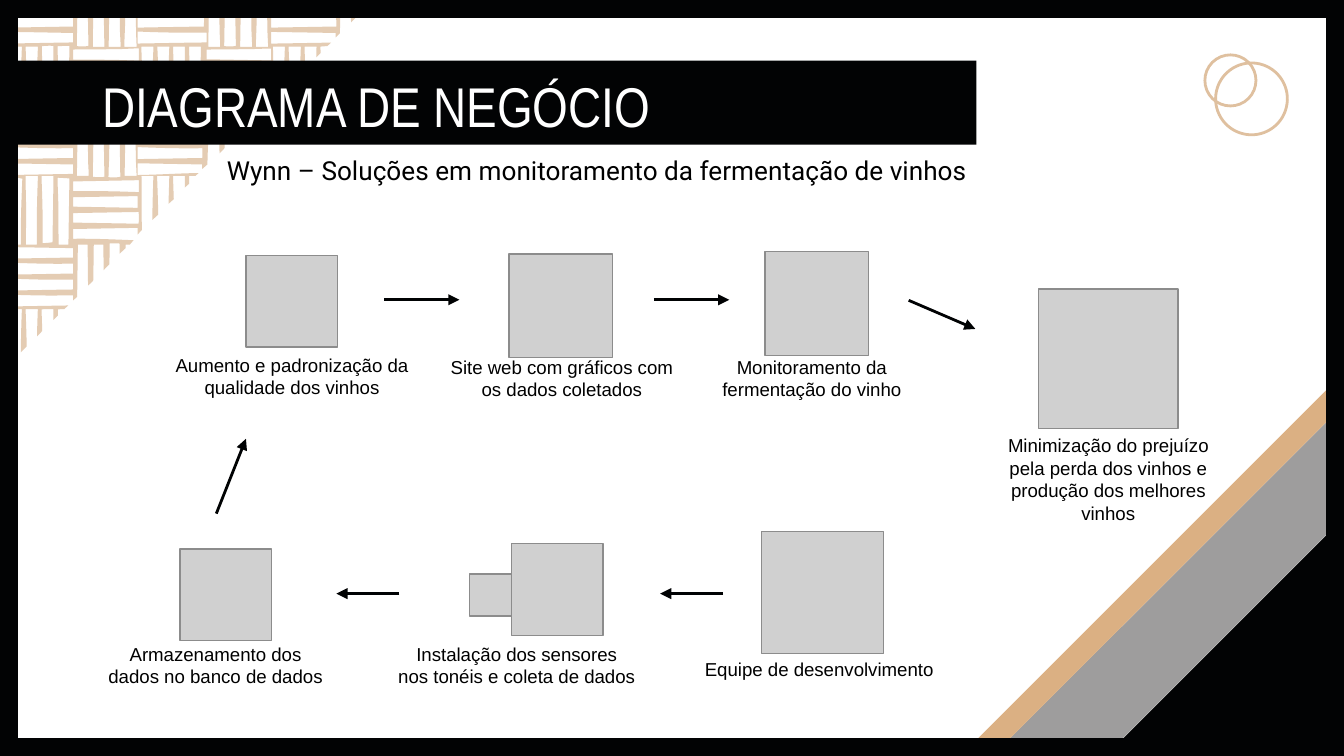
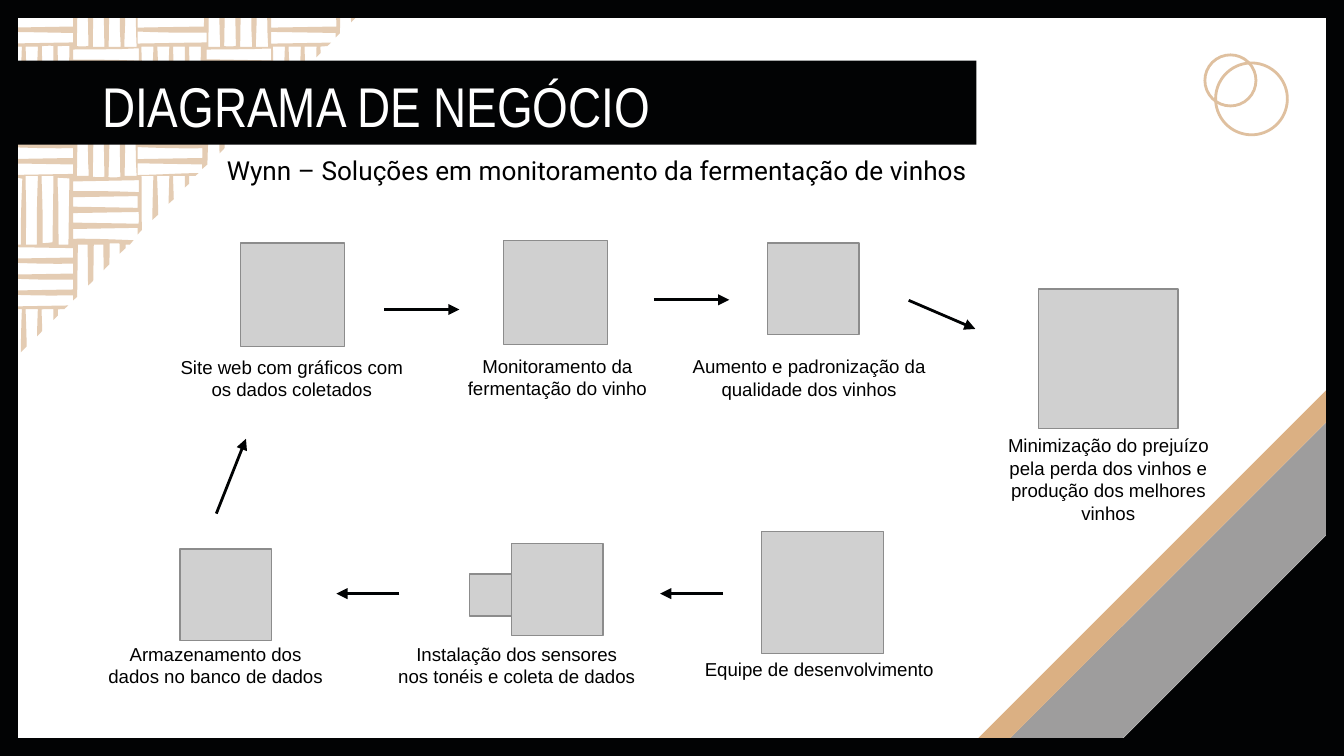
Before and after one commit to Jivhn/sprint1, a slide deck: slide 6 of Apresentação SPRINT1 modelo.pptx. Drawn at 1344x756 pixels with LibreOffice and Linux fonts; fonts in the diff are those of the drawing; grey boxes stand for pictures. Boxes give left, top, right and bottom in pixels: in the first picture for what was removed or moved away, otherwise in the second. Text is boxed around its words. In the diff, an @@ line names an element or a change of style, - is before the commit and + after.

Commit message:
Update: Apresentação - Diagrama de Negocio

```diff
--- a/Apresentação SPRINT1 modelo.pptx
+++ b/Apresentação SPRINT1 modelo.pptx
@@ picture: place and size @@
-picture at <box>509,254,613,358</box>
+picture at <box>241,243,344,347</box>
@@ picture: place and size @@
-picture at <box>765,251,868,355</box>
+picture at <box>504,241,607,344</box>
@@ picture: place and size @@
-picture at <box>246,255,337,347</box>
+picture at <box>767,243,859,335</box>
@@ arrow moved from (384, 300) - (460, 300) to (384, 309) - (460, 309) @@
@@ text "Site web com gráficos com": place and size @@
-text "Site web com gráficos com" at <box>451,360,673,397</box>
+text "Site web com gráficos com" at <box>181,360,403,397</box>
@@ text "Monitoramento da fermentação do vinho": place and size @@
-text "Monitoramento da fermentação do vinho" at <box>722,360,901,400</box>
+text "Monitoramento da fermentação do vinho" at <box>468,359,646,399</box>
@@ text "Aumento e padronização da qualidade ...": place and size @@
-text "Aumento e padronização da qualidade ..." at <box>176,358,409,398</box>
+text "Aumento e padronização da qualidade ..." at <box>693,359,926,400</box>
```
Also in this commit, not shown: 2 other slides changed.
